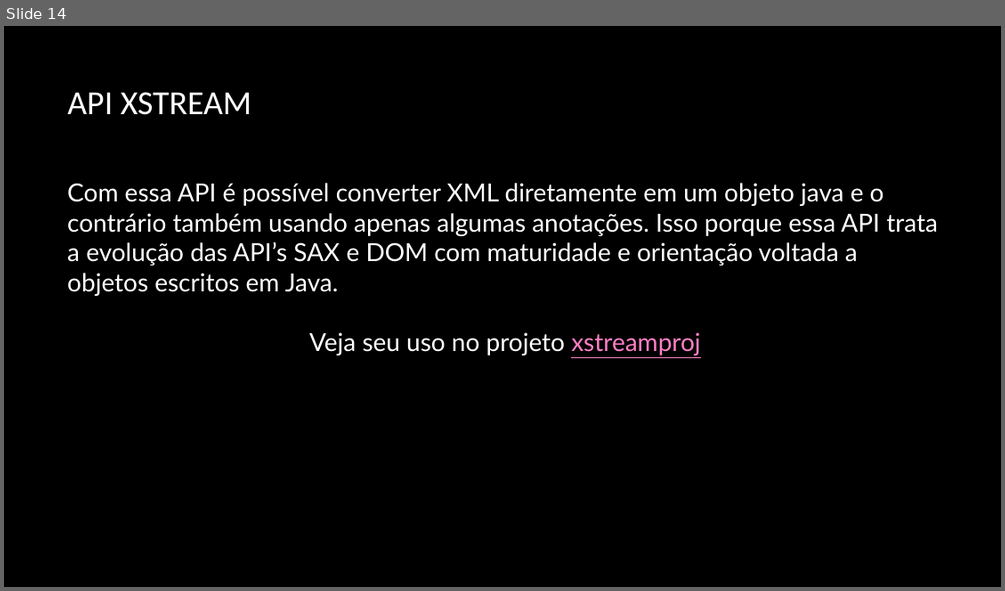
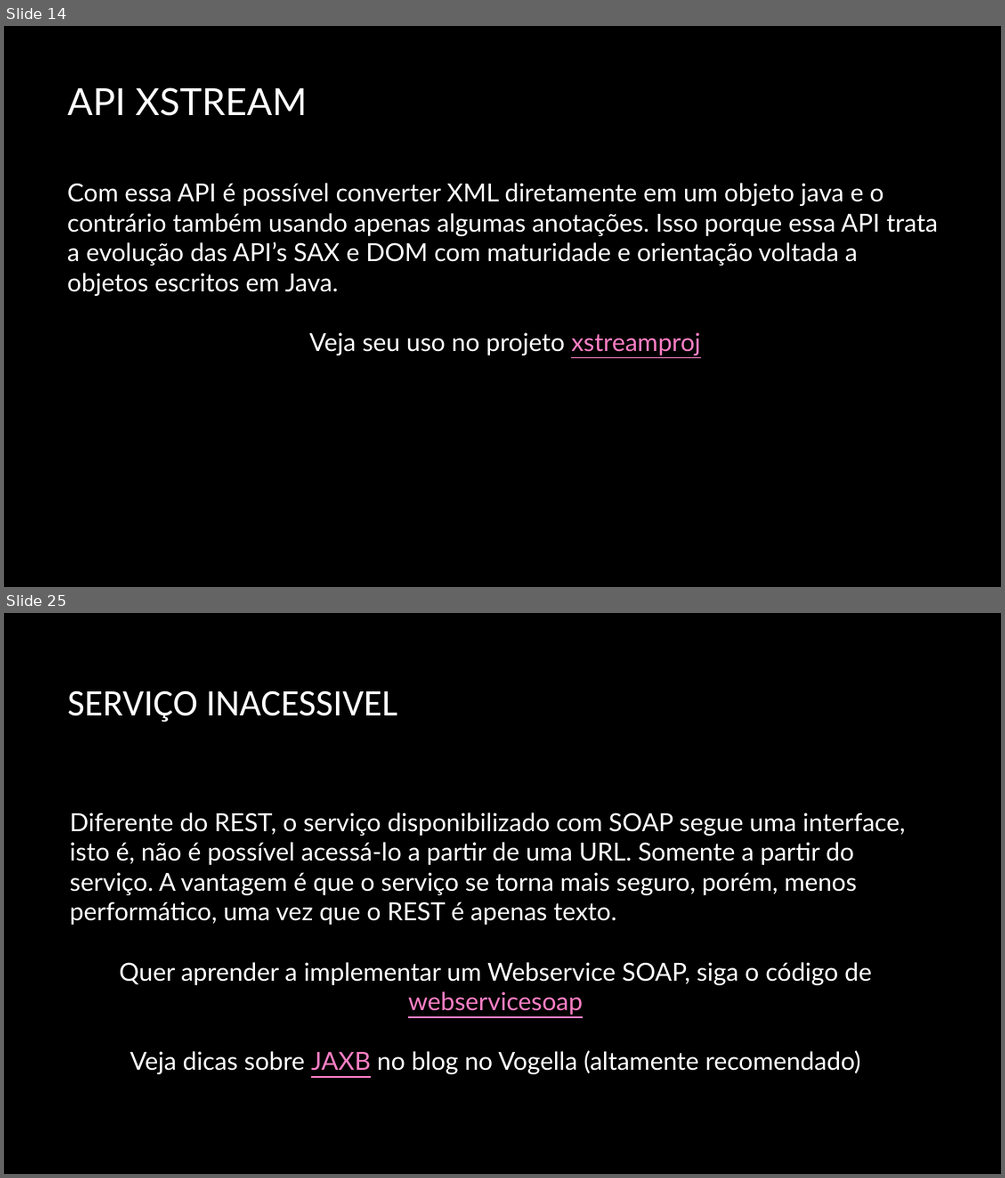
Before and after one commit to professordouglasfilho/aulasetutoriais, a slide deck: aulas/modulo4/Módulo 4 - Webservices.pptx. Shown one above the other, each under a label of ours: slide 14 before the commit, slides 14 and 25 after it; the slides between them are not shown. The pictures are 1005x591 and 1005x1178 pixels, drawn with LibreOffice and Linux fonts; fonts in the diff are those of the drawing; background and template pictures are left out. Boxes give left, top, right and bottom in pixels: in the first picture for what was removed or moved away, otherwise in the second. Text is boxed around its words. In the diff, an @@ line names an element or a change of style, - is before the commit and + after.

```diff
--- a/aulas/modulo4/Módulo 4 - Webservices.pptx
+++ b/aulas/modulo4/Módulo 4 - Webservices.pptx
@@ slide 25 added at box(4, 613, 1001, 1174), background picture (left out) @@
@@ title added at box(67, 690, 397, 722), 36 pt, text #FFFFFF @@
+SERVIÇO INACESSIVEL
@@ text added at box(70, 812, 905, 1074), 24 pt, text #FFFFFF @@
+Diferente do REST, o serviço disponibilizado com SOAP segue uma interface, isto é, não é possível acessá-lo a partir de uma URL. Somente a partir do serviço. A vantagem é que o serviço se torna mais seguro, porém, menos performático, uma vez que o REST é apenas texto.
+Quer aprender a implementar um Webservice SOAP, siga o código de webservicesoap
+Veja dicas sobre JAXB no blog no Vogella (altamente recomendado)
@@ slide 14 changed as well @@
@@ title "API XSTREAM" at box(67, 87, 307, 116): size 32.4 to 36 pt, font Calibri to Lato @@
```
Also in this commit, not shown: 1 other slide changed, 10 other slides added, 19 other files.
